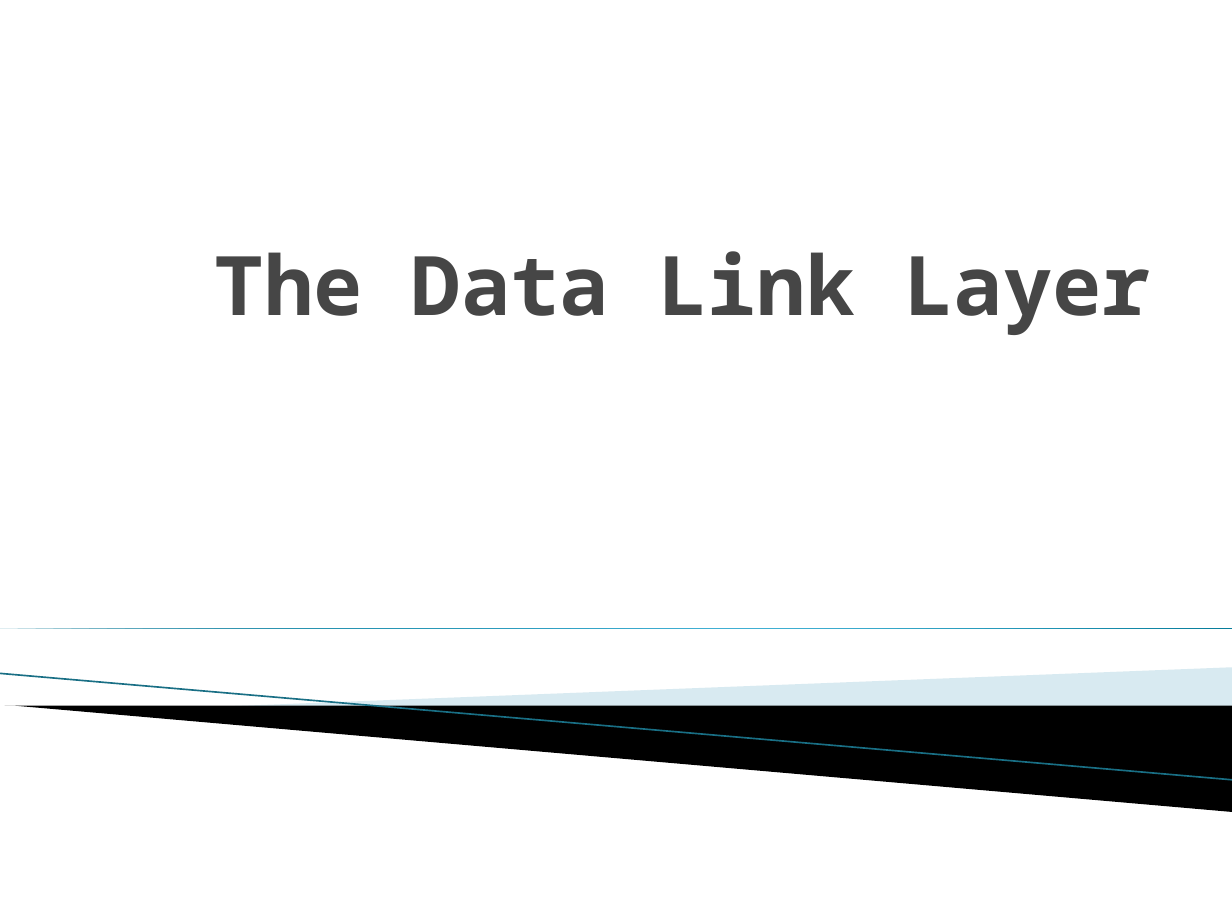
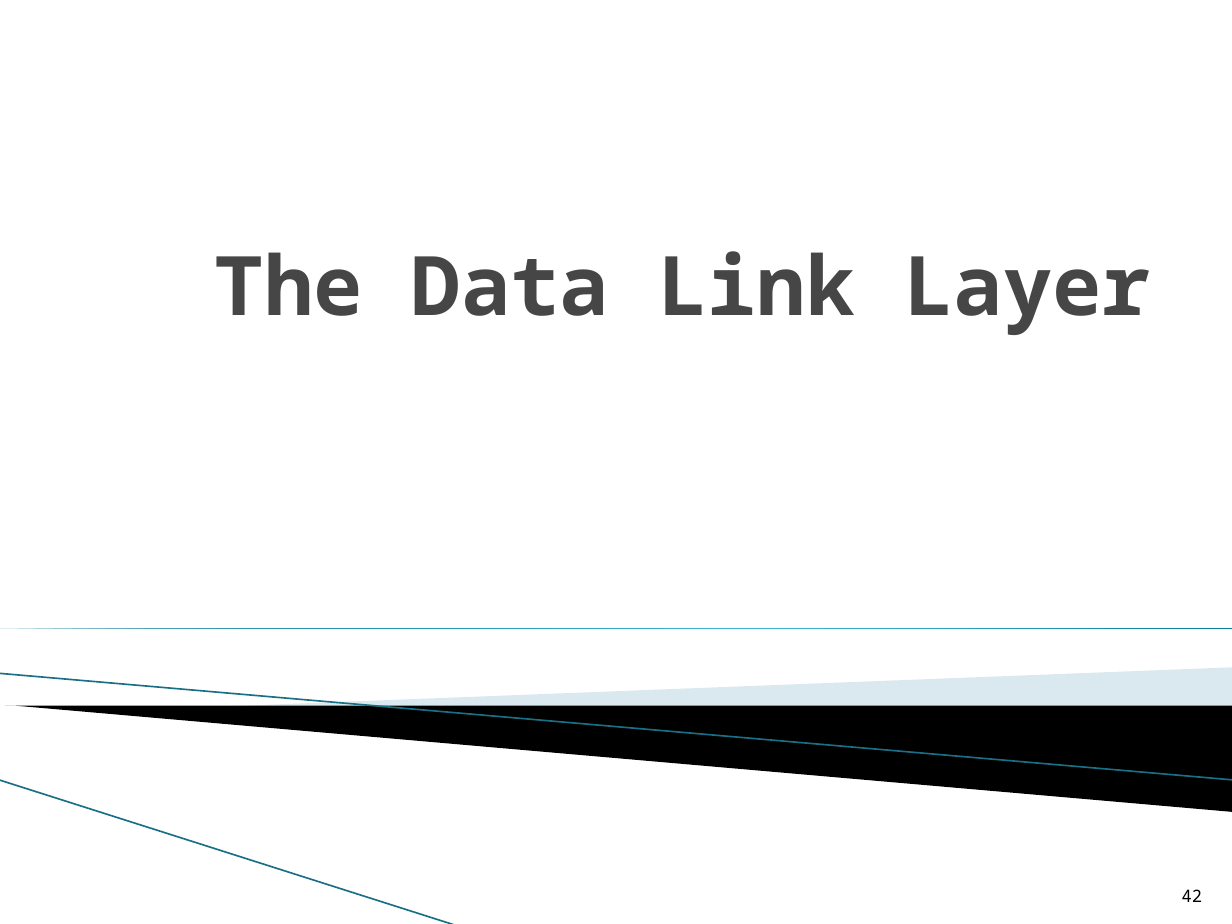
Before and after one commit to mkbantu/computer-Engineering-university-of-Rwanda-Notes, a slide deck: slide 42 of Year 2/Computer Networks/CIT 3212 Computer Networks week2.pptx. Drawn at 1232x924 pixels with LibreOffice and Linux fonts; fonts in the diff are those of the drawing; background and template pictures are left out. Boxes give left, top, right and bottom in pixels: in the first picture for what was removed or moved away, otherwise in the second. Text is boxed around its words. In the diff, an @@ line names an element or a change of style, - is before the commit and + after.

```diff
--- a/Year 2/Computer Networks/CIT 3212 Computer Networks week2.pptx
+++ b/Year 2/Computer Networks/CIT 3212 Computer Networks week2.pptx
@@ line (0, 674) - (1232, 780): stroke #97C5D8 0.95 pt to #196F85 0.95 pt @@
@@ line added from (0, 780) to (457, 924), #196F85 0.95 pt @@
@@ page number at bbox=[1182, 889, 1202, 902]: text colour #FFFFFF to #000000 @@
```
Also in this commit, not shown: 61 other slides changed, 13 other files.
